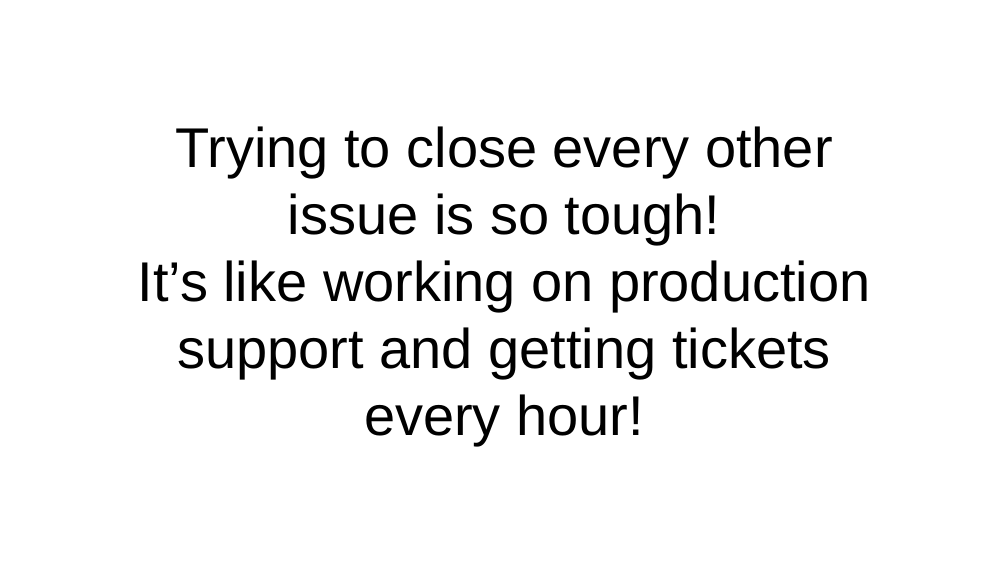
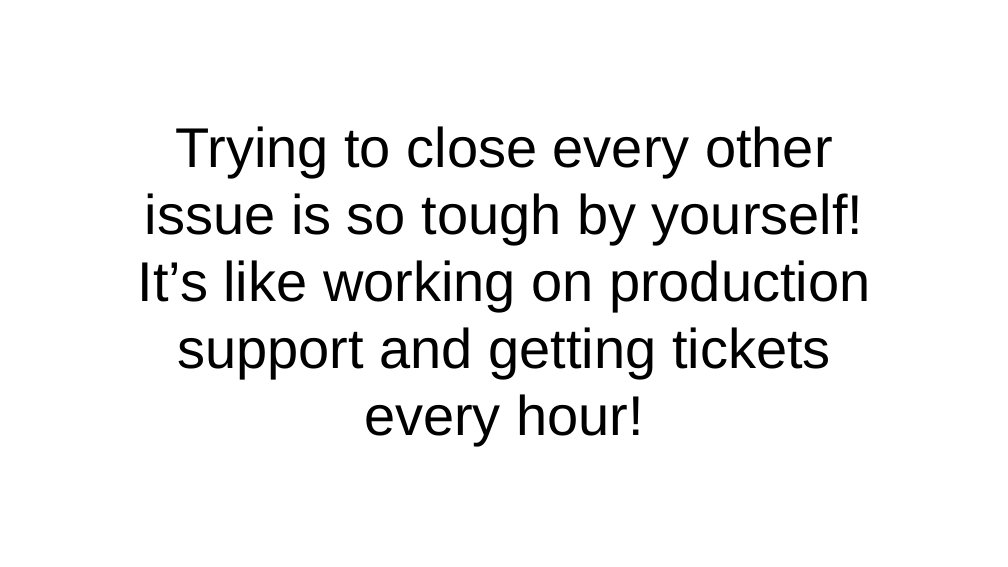
Before and after one commit to karuppiah7890/talks, a slide deck: slide 15 of contributing-to-helm/Contributing to Helm.pptx (slide 13 before the commit). Drawn at 1008x567 pixels with LibreOffice and Linux fonts; fonts in the diff are those of the drawing. Boxes give left, top, right and bottom in pixels: in the first picture for what was removed or moved away, otherwise in the second. Text is boxed around its words. In the diff, an @@ line names an element or a change of style, - is before the commit and + after.

```diff
--- a/contributing-to-helm/Contributing to Helm.pptx
+++ b/contributing-to-helm/Contributing to Helm.pptx
@@ text at box(145, 126, 863, 244): text changed @@
-Trying to close every other issue is so tough!
+Trying to close every other issue is so tough by yourself!
```
Also in this commit, not shown: 8 other slides changed, 16 slides added, 4 slides removed, 2 other files.
